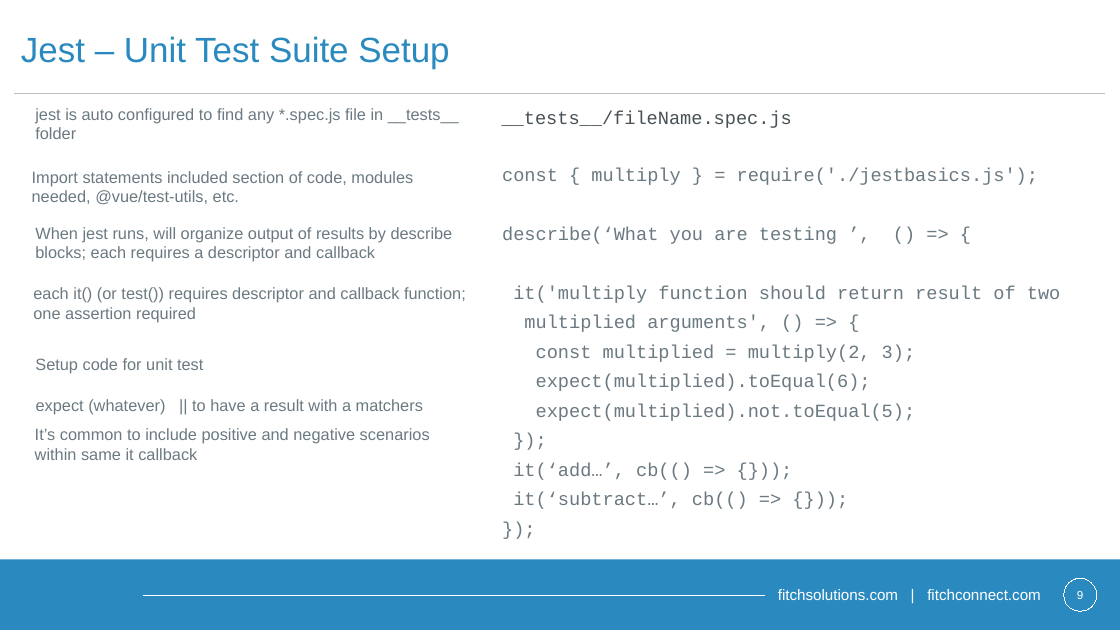
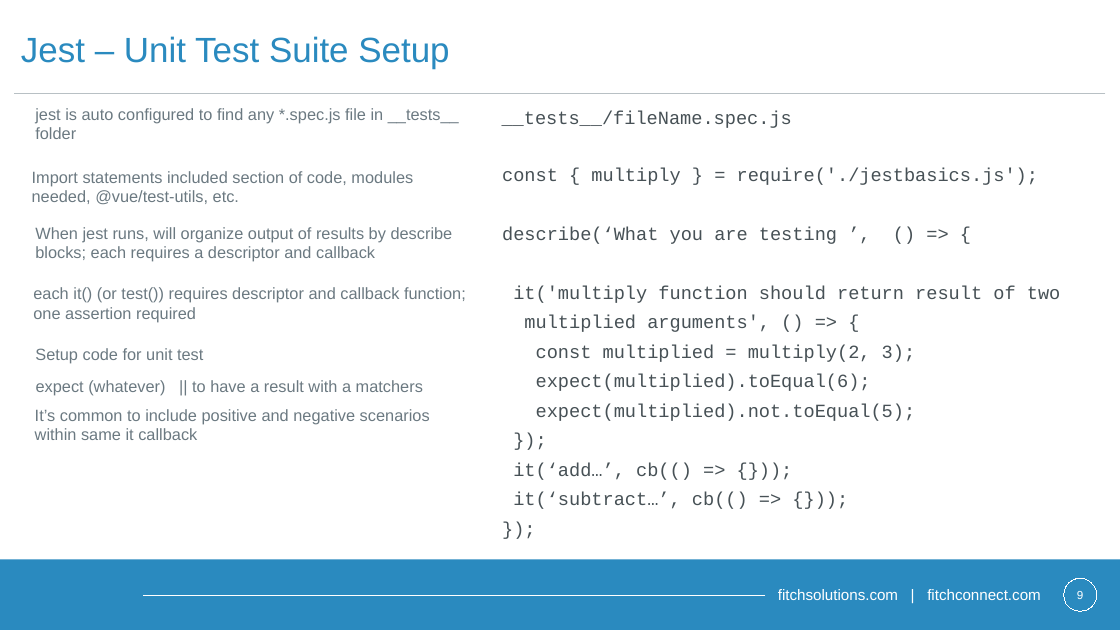
Before and after one commit to Contrapuntist/jesttutorial, a slide deck: slide 9 of presentation/unittestingintro.pptx. Drawn at 1120x630 pixels with LibreOffice and Linux fonts; fonts in the diff are those of the drawing; background and template pictures are left out. Boxes give left, top, right and bottom in pixels: in the first picture for what was removed or moved away, otherwise in the second. Text is boxed around its words. In the diff, an @@ line names an element or a change of style, - is before the commit and + after.

```diff
--- a/presentation/unittestingintro.pptx
+++ b/presentation/unittestingintro.pptx
@@ text "const { multiply } = ..." at (x1=502, y1=168, x2=1060, y2=509): text colour #6B7981 to #475156 @@
@@ text "Setup code for unit test" moved from (x1=35, y1=358, x2=203, y2=373) to (x1=35, y1=348, x2=203, y2=363) @@
@@ text "expect (whatever) || to have ..." moved from (x1=36, y1=399, x2=423, y2=415) to (x1=36, y1=380, x2=423, y2=396) @@
@@ text "It’s common to include positive ..." moved from (x1=35, y1=428, x2=430, y2=460) to (x1=35, y1=409, x2=430, y2=440) @@
```
Also in this commit, not shown: 5 other slides changed, 1 slide added, 1 slide removed.
